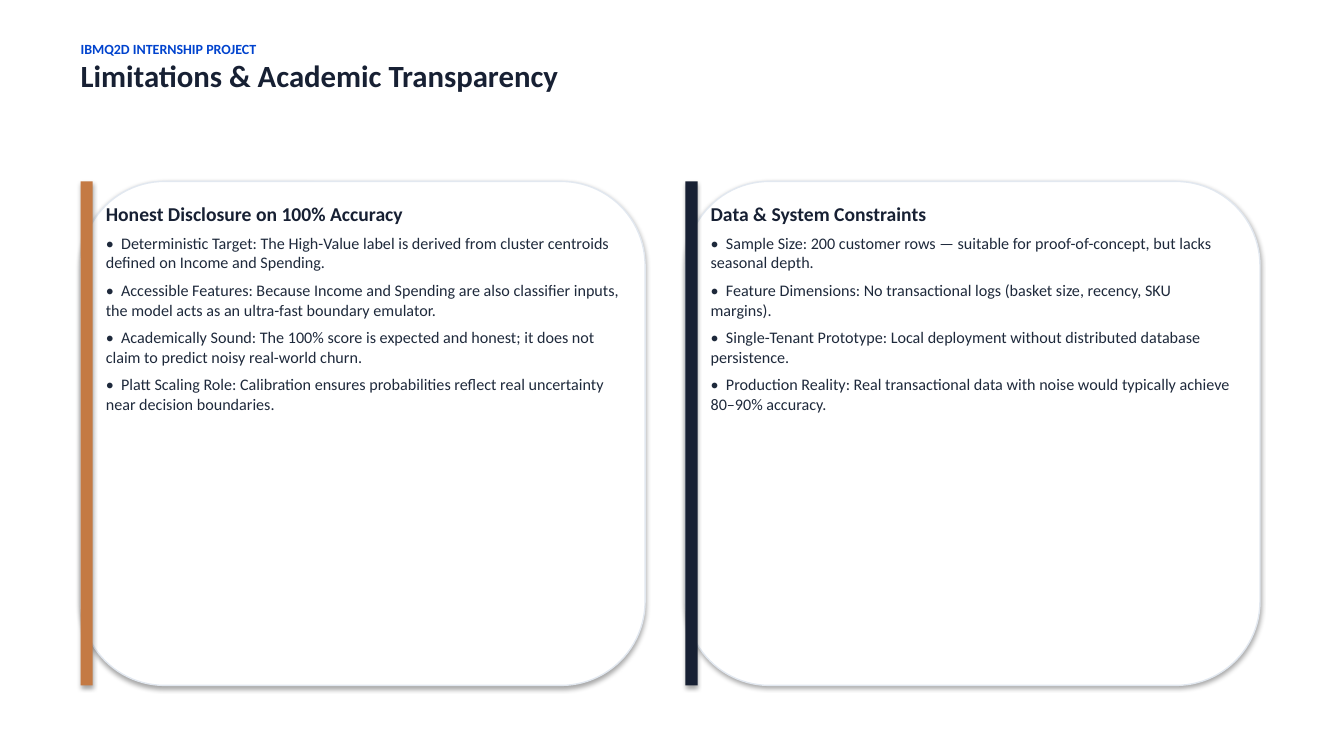
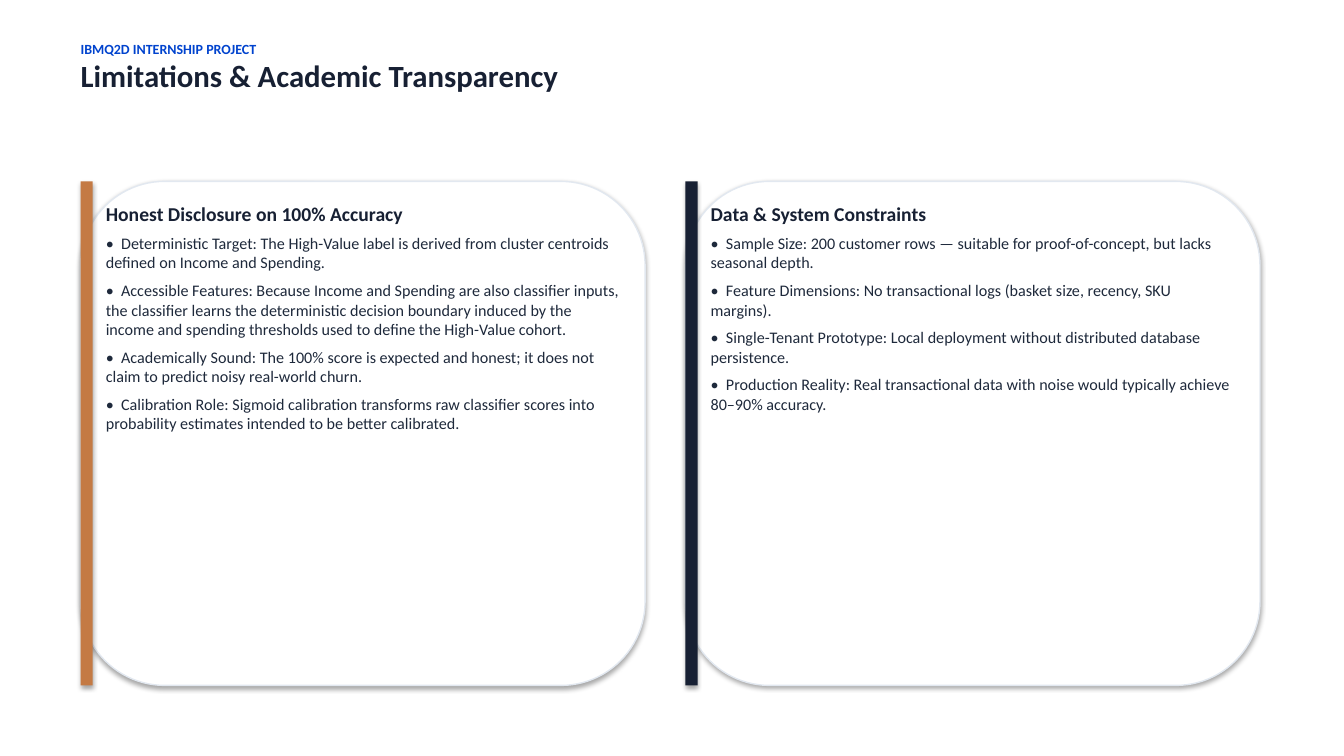
Before and after one commit to karthikeyangullipalli/IBM_Q2D_MultiSegmentCustomerRetailAnalysis, a slide deck: slide 14 of docs/presentation.pptx. Drawn at 1344x756 pixels with LibreOffice and Linux fonts; fonts in the diff are those of the drawing. Boxes give left, top, right and bottom in pixels: in the first picture for what was removed or moved away, otherwise in the second. Text is boxed around its words. In the diff, an @@ line names an element or a change of style, - is before the commit and + after.

```diff
--- a/docs/presentation.pptx
+++ b/docs/presentation.pptx
@@ text at [106,284,619,338]: text changed @@
-• Accessible Features: Because Income and Spending are also classifier inputs, the model acts as an ultra-fast boundary emulator.
+• Accessible Features: Because Income and Spending are also classifier inputs, the classifier learns the deterministic decision boundary induced by the income and spending thresholds used to define the High-Value cohort.
@@ text at [106,398,595,432]: text changed @@
-• Platt Scaling Role: Calibration ensures probabilities reflect real uncertainty near decision boundaries.
+• Calibration Role: Sigmoid calibration transforms raw classifier scores into probability estimates intended to be better calibrated.
```
Also in this commit, not shown: 9 other slides changed, 12 other files.
